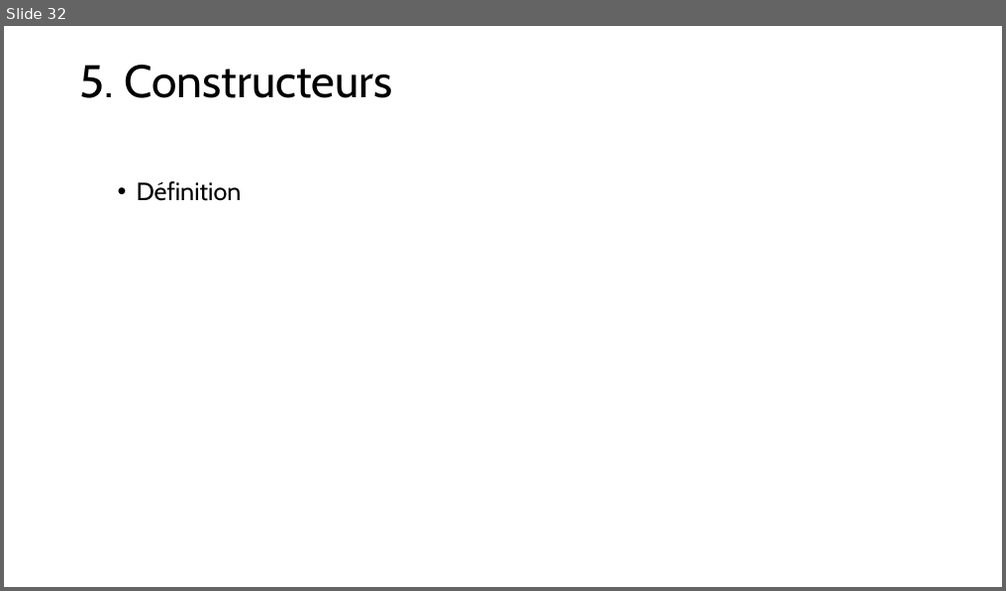
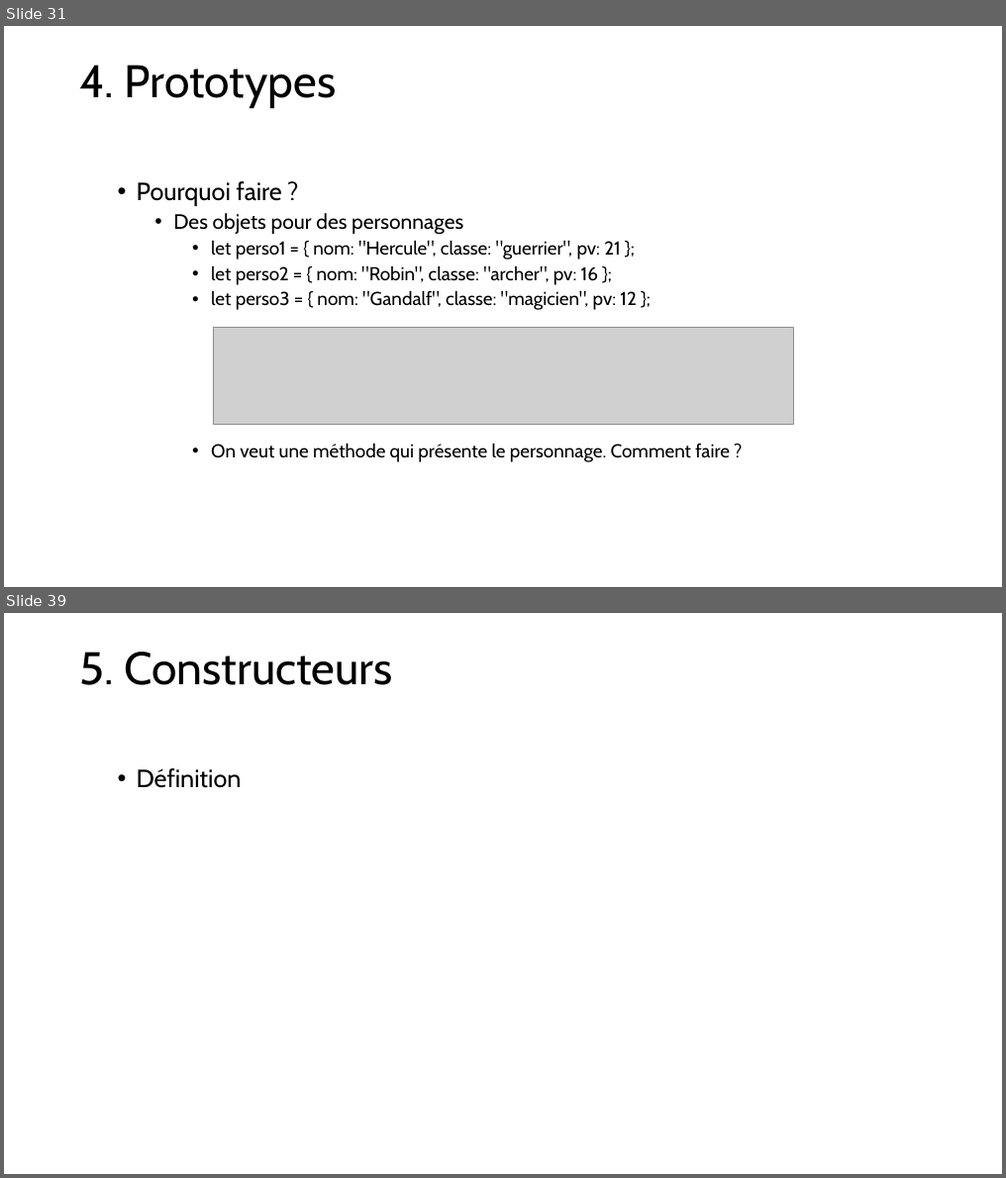
Before and after one commit to LJKhnor/chapitre-6, a slide deck: Chapitre 6.pptx. Shown one above the other, each under a label of ours: slide 32 before the commit, slides 31 and 39 after it; the slides between them are not shown. The pictures are 1006x591 and 1006x1178 pixels, drawn with LibreOffice and Linux fonts; fonts in the diff are those of the drawing; grey boxes stand for pictures. Boxes give left, top, right and bottom in pixels: in the first picture for what was removed or moved away, otherwise in the second. Text is boxed around its words. In the diff, an @@ line names an element or a change of style, - is before the commit and + after.

```diff
--- a/Chapitre 6.pptx
+++ b/Chapitre 6.pptx
@@ slide 31 added at [4,26,1002,587], background #FFFFFF @@
@@ title added at [80,65,336,108], 44 pt, text #000000 @@
+4. Prototypes
@@ text added at [137,181,730,463], 18 pt, text #000000 @@
+  • Pourquoi faire ?
+    • Des objets pour des personnages
+      • let perso1 = { nom: "Hercule", classe: "guerrier", pv: 21 };
+      • let perso2 = { nom: "Robin", classe: "archer", pv: 16 };
+      • let perso3 = { nom: "Gandalf", classe: "magicien", pv: 12 };
+      • On veut une méthode qui présente le personnage. Comment faire ?
@@ picture added at [213,328,793,424] @@
@@ what was slide 32 is now slide 39 @@
```
Also in this commit, not shown: 21 slides changed, 7 other slides added, 1 slide removed.
